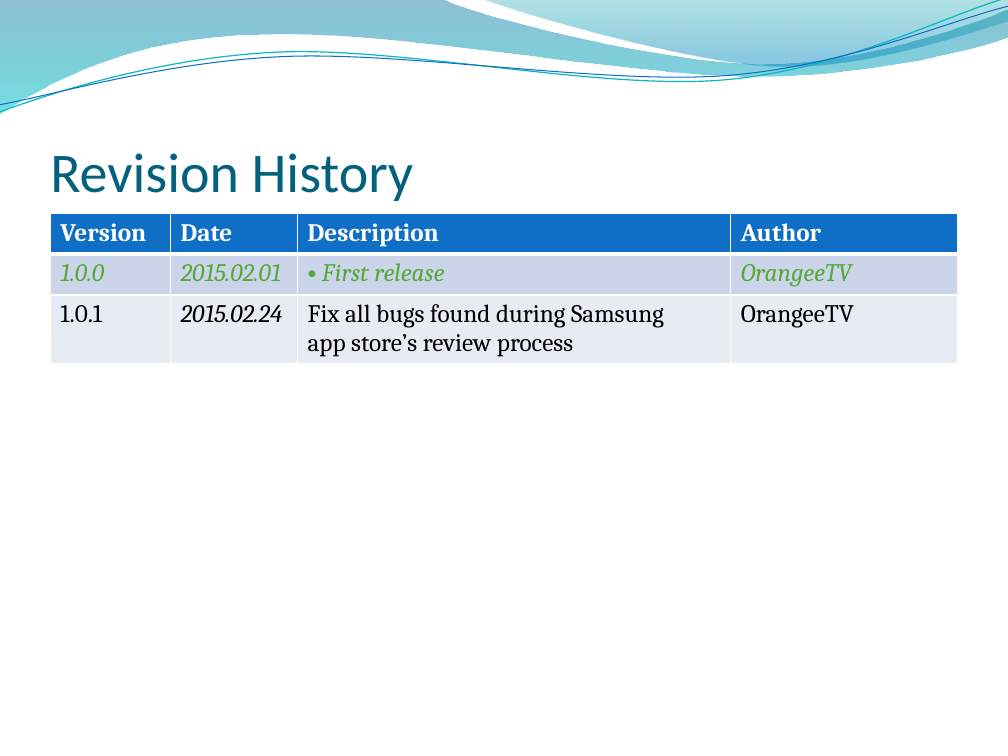
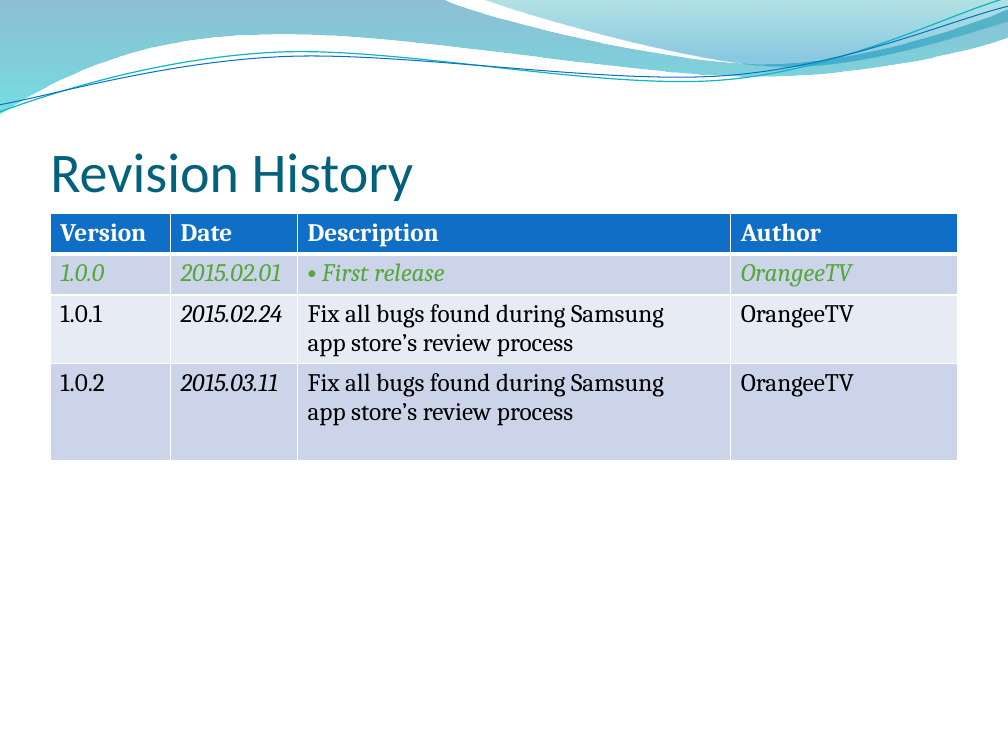
Before and after one commit to mervick/orangeeplayer, a slide deck: slide 2 of docs/App_Description_for_samsung_eng_v.1.42-2.pptx. Drawn at 1008x756 pixels with LibreOffice and Linux fonts; fonts in the diff are those of the drawing; background and template pictures are left out. Boxes give left, top, right and bottom in pixels: in the first picture for what was removed or moved away, otherwise in the second. Text is boxed around its words. In the diff, an @@ line names an element or a change of style, - is before the commit and + after.

Commit message:
add samsung deleteJS

```diff
--- a/docs/App_Description_for_samsung_eng_v.1.42-2.pptx
+++ b/docs/App_Description_for_samsung_eng_v.1.42-2.pptx
@@ table at [50, 214, 958, 467] @@
+row 4: 1.0.2 | 2015.03.11 | Fix all bugs found during Samsung / app store’s review process | OrangeeTV
```
Also in this commit, not shown: 2 other files.
